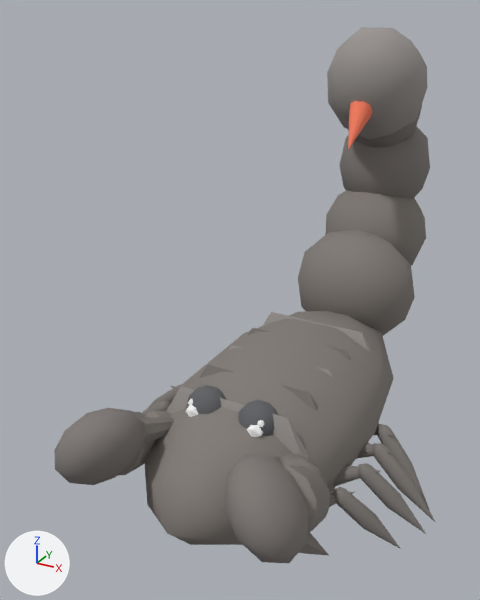
The glTF model web-forest/public/model/species/chaerilus-celebensis.glb as it was, and as the next commit left it.
One viewpoint serves both versions: a 50 mm camera at (0.253, -0.555, 0.508) aimed at (-0.055, 0.006, 0.228). The axes (+X, +Y, +Z) are drawn at lower left. The lights are the same throughout. The older version comes first. Where no turn or scale is listed for an object, it has been applied to the vertices. Vertices at exactly the same position are counted once.

Names of what the first picture shows: 'arm-l0', 'arm-l1', 'arm-r0', 'body', 'claw-l', 'claw-r', 'leg0-l0', 'leg1-l0', 'leg1-r0', 'leg2-l0', 'leg2-r0', 'leg3-l0', 'sting', 'sting-bulb', 'tail0', 'tail1', 'tail2', 'tail3' and 6 more.
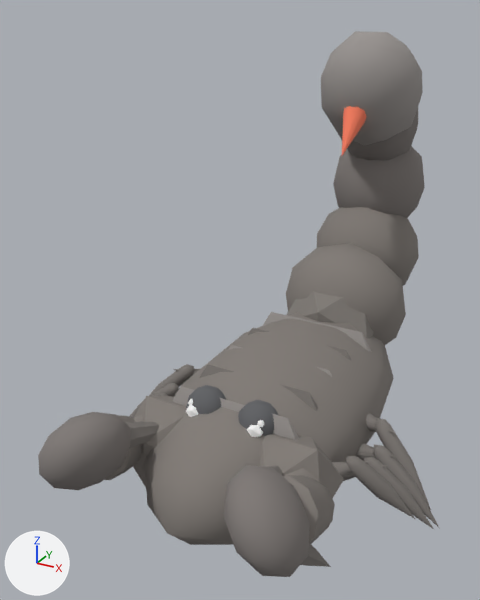
Boxes [x1, y1, x2, y2] around the edits, measured in the pictures (480 x 600 px):
'body', reshaped (9% taller)
    before: [144, 311, 394, 545]
    after: [134, 291, 394, 545]
'tail0', moved
    before: [298, 230, 415, 336]
    after: [286, 243, 406, 345]
'sting-bulb', moved
    before: [327, 27, 427, 139]
    after: [321, 31, 423, 145]
'claw-l', moved
    before: [224, 455, 308, 563]
    after: [223, 465, 310, 577]
'claw-r', moved
    before: [54, 408, 145, 485]
    after: [38, 412, 131, 490]
'tail1', moved
    before: [325, 191, 426, 265]
    after: [317, 207, 419, 285]
'tail2', moved
    before: [339, 126, 430, 199]
    after: [333, 146, 425, 218]
'leg0-l0', moved
    before: [329, 487, 401, 549]
    after: [332, 456, 415, 519]
'leg1-l0', moved
    before: [333, 463, 427, 535]
    after: [343, 457, 434, 529]
'arm-l1', moved
    before: [283, 465, 331, 532]
    after: [283, 476, 335, 544]
'tail3', moved
    before: [348, 105, 422, 148]
    after: [338, 108, 418, 161]
'leg2-l0', moved
    before: [356, 442, 436, 523]
    after: [355, 443, 439, 527]
'leg3-l0', moved
    before: [374, 423, 429, 509]
    after: [366, 413, 431, 510]
'sting', moved
    before: [348, 100, 373, 150]
    after: [342, 106, 367, 155]
'pincera-r', moved
    before: [139, 418, 174, 444]
    after: [125, 422, 159, 449]
'arm-r1', moved
    before: [119, 411, 155, 475]
    after: [104, 415, 142, 480]
'pincera-l', moved
    before: [299, 532, 329, 555]
    after: [301, 544, 331, 567]
'arm-l0', moved (mostly hidden afterwards)
    before: [281, 454, 322, 477]
    after: [285, 468, 319, 482]
'leg3-r0', moved (not visible before)
    after: [149, 364, 200, 396]
'leg2-r0', moved
    before: [147, 384, 182, 409]
    after: [129, 383, 179, 417]
'arm-r0', moved (mostly hidden)
    before: [146, 411, 171, 418]
    after: [133, 415, 143, 470]
'leg1-r0', moved (mostly hidden)
    before: [142, 399, 171, 415]
    after: [130, 393, 168, 418]
'pincerb-l', moved (mostly hidden)
    before: [272, 456, 281, 464]
    after: [270, 466, 282, 475]
'leg0-r0', moved (not visible before)
    after: [132, 393, 161, 418]
part 1 of me_mesh_0, added
    after: [287, 291, 374, 339]
part 2 of me_mesh_0, added
    after: [260, 434, 344, 498]
part 3 of me_mesh_0, added
    after: [134, 396, 187, 487]

The edits, one by one:
me_mesh_0 is used by ob_body; location (0.0, 0.0, 0.119).
me_mesh_0 had 102 vertices, 180 faces and spanned x -0.103..0.103, y -0.216..0.216, z -0.074..0.074.
me_mesh_0 now has 234 vertices, 400 faces and spans x -0.105..0.105, y -0.216..0.216, z -0.074..0.094.
me_mesh_0 part 1: a new loose piece, an icosphere of 20 faces spanning x -0.054..0.054, y 0.089..0.196, z -0.013..0.094, in mat_flat.
me_mesh_0 part 2: a new loose piece, an icosphere of 20 faces spanning x 0.019..0.105, y -0.162..-0.076, z -0.035..0.05, in mat_flat.
me_mesh_0 part 3: a new loose piece, an icosphere of 20 faces spanning x -0.105..-0.019, y -0.162..-0.076, z -0.035..0.05, in mat_flat.
Other edits to the shape of me_mesh_0 do not show in these pictures.
me_mesh_1 is used by ob_tail0; location (0.0, 0.162, 0.163).
me_mesh_1 had 42 vertices, 80 faces and spanned x -0.078..0.078, y -0.013..0.114, z -0.057..0.091.
me_mesh_1 now has 42 vertices, 80 faces and spans x -0.078..0.078, y -0.029..0.098, z -0.062..0.085.
me_mesh_1 part 4: the whole mesh is moved by (0.0, -0.016, -0.005).
me_mesh_2 is used by ob_tail1; location (0.0, 0.25, 0.192).
me_mesh_2 had 42 vertices, 80 faces and spanned x -0.0686..0.0686, y -0.038..0.0979, z -0.0193..0.1083.
me_mesh_2 now has 42 vertices, 80 faces and spans x -0.0686..0.0686, y -0.0476..0.0883, z -0.0336..0.094.
me_mesh_2 part 5: the whole mesh is moved by (0.0, -0.0096, -0.0142).
me_mesh_3 is used by ob_tail2; location (0.0, 0.301, 0.269).
me_mesh_3 had 42 vertices, 80 faces and spanned x -0.0594..0.0594, y -0.0626..0.0559, z -0.0128..0.1199.
me_mesh_3 now has 42 vertices, 80 faces and spans x -0.0594..0.0594, y -0.0615..0.057, z -0.03..0.1028.
me_mesh_3 part 6: the whole mesh is moved by (0.0, 0.0011, -0.0171).
Object 'tail0' (ob_tail0) moves from (0.0, 0.162, 0.163) to (0.0, 0.143, 0.16).
Object 'tail1' (ob_tail1) moves from (0.0, 0.25, 0.192) to (0.0, 0.23, 0.189).
Object 'tail2' (ob_tail2) moves from (0.0, 0.301, 0.269) to (0.0, 0.282, 0.265).
Object 'tail3' (ob_tail3) moves from (0.0, 0.295, 0.361) to (0.0, 0.276, 0.357).
Object 'sting-bulb' (ob_sting_bulb) moves from (0.0, 0.239, 0.426) to (0.0, 0.22, 0.422).
Object 'sting' (ob_sting) moves from (0.0, 0.224, 0.442) to (0.0, 0.205, 0.439).
Object 'arm-l0' (ob_arm_l0) moves from (0.0554, -0.107, 0.00668) to (0.0616, -0.119, 0.00742).
Object 'arm-r0' (ob_arm_r0) moves from (-0.0554, -0.107, 0.00668) to (-0.0616, -0.119, 0.00742).
Object 'leg0-l0' (ob_leg0_l0) moves from (0.051, -0.13, 0.092) to (0.056, -0.112, 0.115).
Object 'leg0-r0' (ob_leg0_r0) moves from (-0.051, -0.13, 0.092) to (-0.056, -0.112, 0.115).
Object 'leg1-l0' (ob_leg1_l0) moves from (0.051, -0.069, 0.092) to (0.056, -0.066, 0.098).
Object 'leg1-r0' (ob_leg1_r0) moves from (-0.051, -0.069, 0.092) to (-0.056, -0.066, 0.098).
Object 'leg2-l0' (ob_leg2_l0) moves from (0.051, -0.009, 0.092) to (0.056, -0.02, 0.098).
Object 'leg2-r0' (ob_leg2_r0) moves from (-0.051, -0.009, 0.092) to (-0.056, -0.02, 0.098).
Object 'leg3-l0' (ob_leg3_l0) moves from (0.051, 0.052, 0.092) to (0.056, 0.025, 0.115).
Object 'leg3-r0' (ob_leg3_r0) moves from (-0.051, 0.052, 0.092) to (-0.056, 0.025, 0.115).
